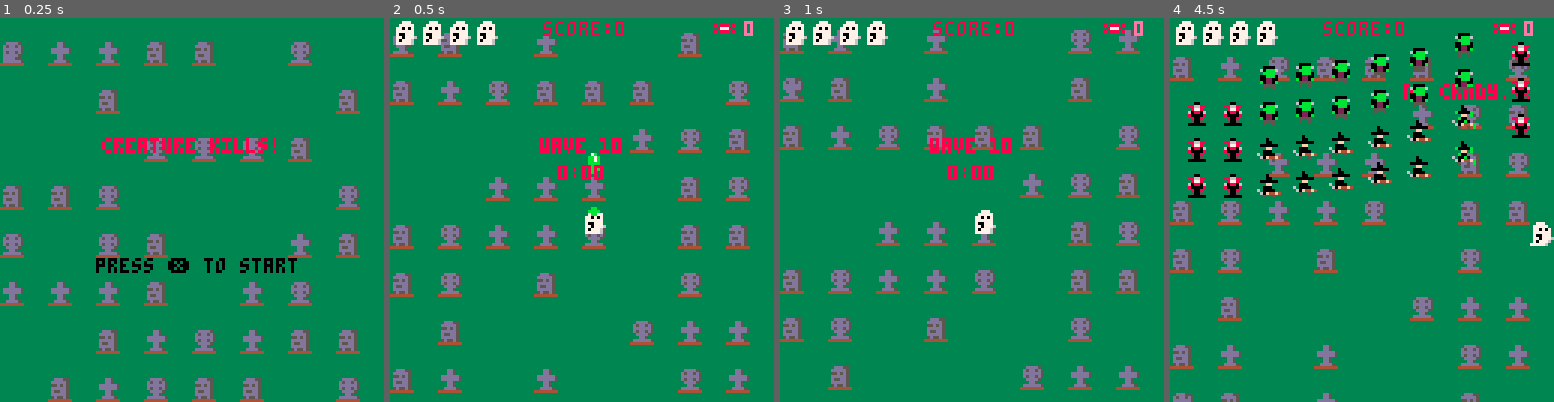
Above: before the commit, frames 1-4 (left to right).
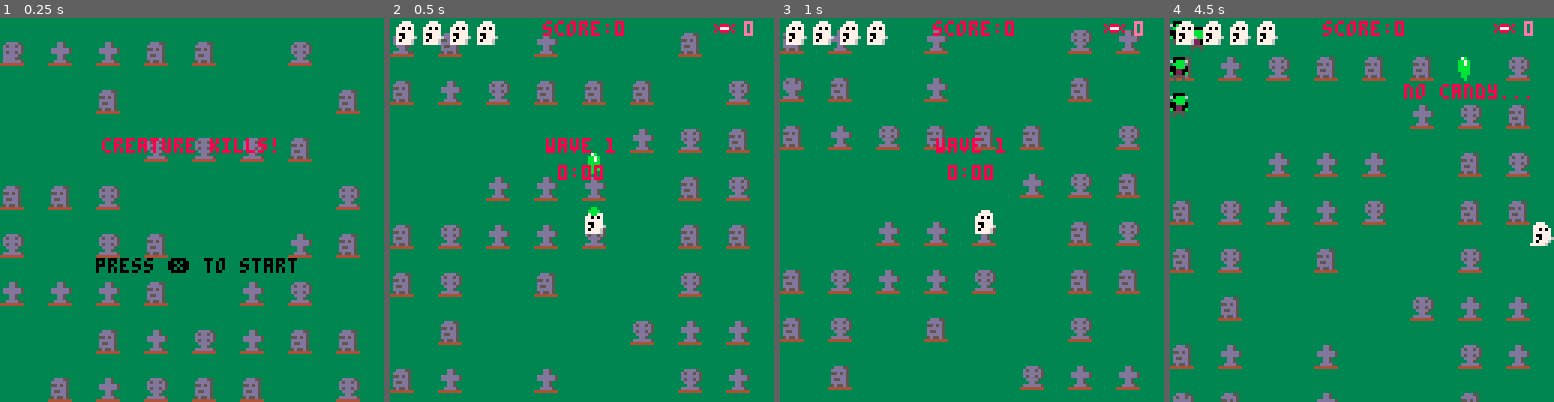
Above: after the commit, the same moments.

Repository: st0k3r/specter_deflector
Game: PICO-8 cartridge specter_deflector.p8
Two runs of this game, one before a commit and one after it. Both use one fixed random seed, a clock stepped at 60 frames per second and the inputs below.
Inputs:
- Up to frame 1 (0.25 s): no input
- Up to frame 2 (0.5 s): tap X (X key) at 0.33 s
- Up to frame 3 (1 s): tap O (Z key) at 0.7 s
- Up to frame 4 (4.5 s): tap X (X key) at 1.07, 1.85, 2.97, 4.08 s; hold Right 1.6-2.1 s; tap O (Z key) every 0.4 s from 1.7 to 4.1 s; hold Up 2.15-2.42 s; hold Right 2.47-3.03 s; hold Left 3.08-3.58 s; hold Down 3.63-3.97 s; hold Right from 4.02 s (still down)

Frame 1 is identical in both runs. In frame 2, 0.3% of the frame differs, in the area x 39-61%, y 31-36%; in frame 3, 0.3%; in frame 4, 7.7%, in the area x 0-94%, y 0-47%.

Commit message:
Revert more debugging stuff

Diff:
--- a/main.lua
+++ b/main.lua
@@ -836,7 +836,7 @@
 
 	music(-1)
 	music(6)
-	wave=9
+	wave=0
 	lastwave=11
 	timer_frames=0
 	timer_seconds=0
